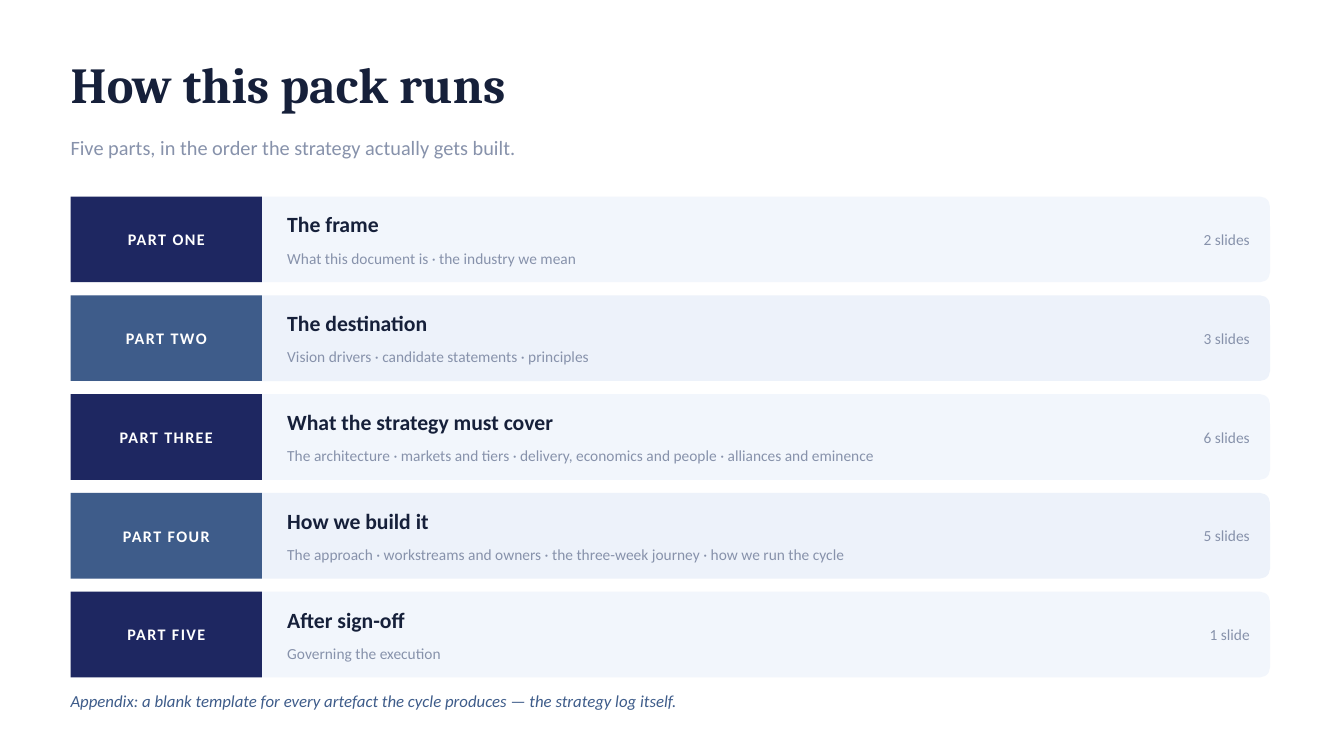
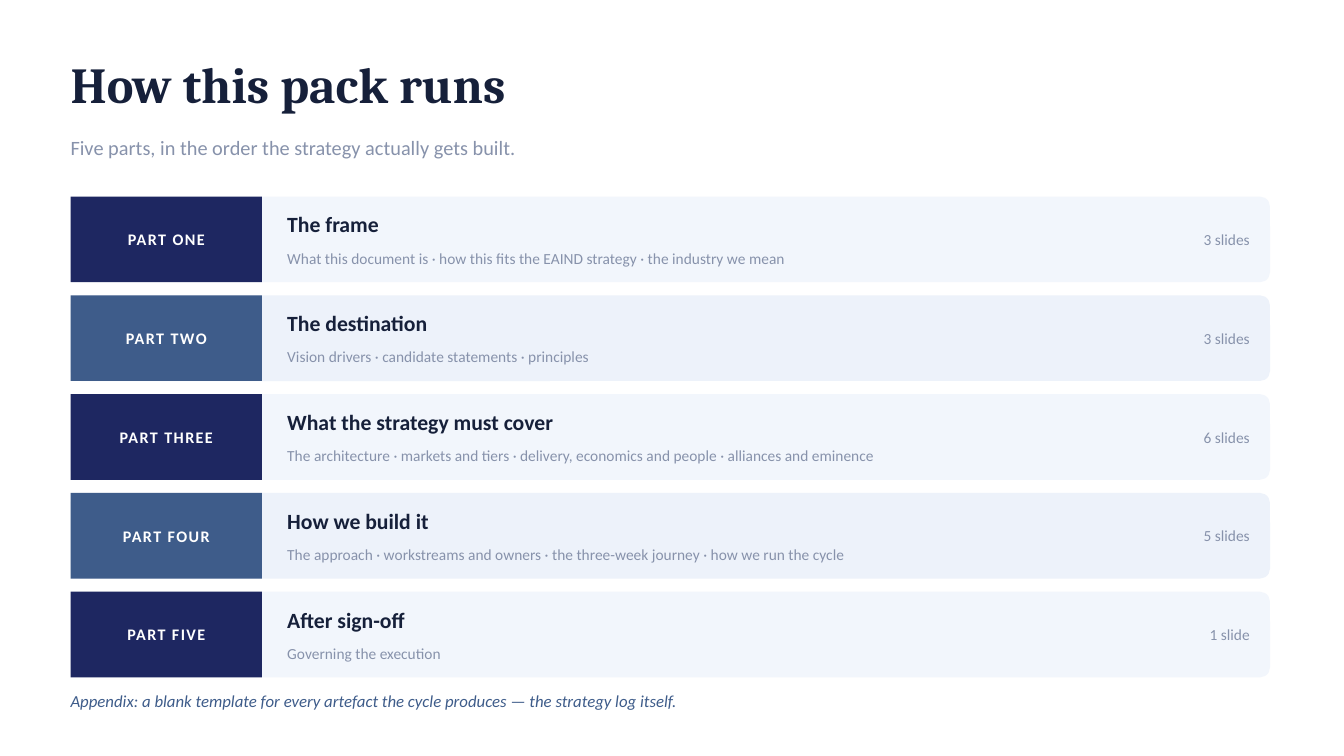
Before and after one commit to dhajjar-cyber/bae, a slide deck: slide 2 of FSI strategy/EAIND-FSI-Strategy-Development-Plan.pptx. Drawn at 1344x756 pixels with LibreOffice and Linux fonts; fonts in the diff are those of the drawing. Boxes give left, top, right and bottom in pixels: in the first picture for what was removed or moved away, otherwise in the second. Text is boxed around its words. In the diff, an @@ line names an element or a change of style, - is before the commit and + after.

```diff
--- a/FSI strategy/EAIND-FSI-Strategy-Development-Plan.pptx
+++ b/FSI strategy/EAIND-FSI-Strategy-Development-Plan.pptx
@@ text at (1204,234,1250,245): text changed @@
-2 slides
+3 slides
@@ text at (287,253,784,267): text changed @@
-What this document is · the industry we mean
+What this document is · how this fits the EAIND strategy · the industry we mean
```
Also in this commit, not shown: 1 other slide changed, 1 slide added, 2 other files.
